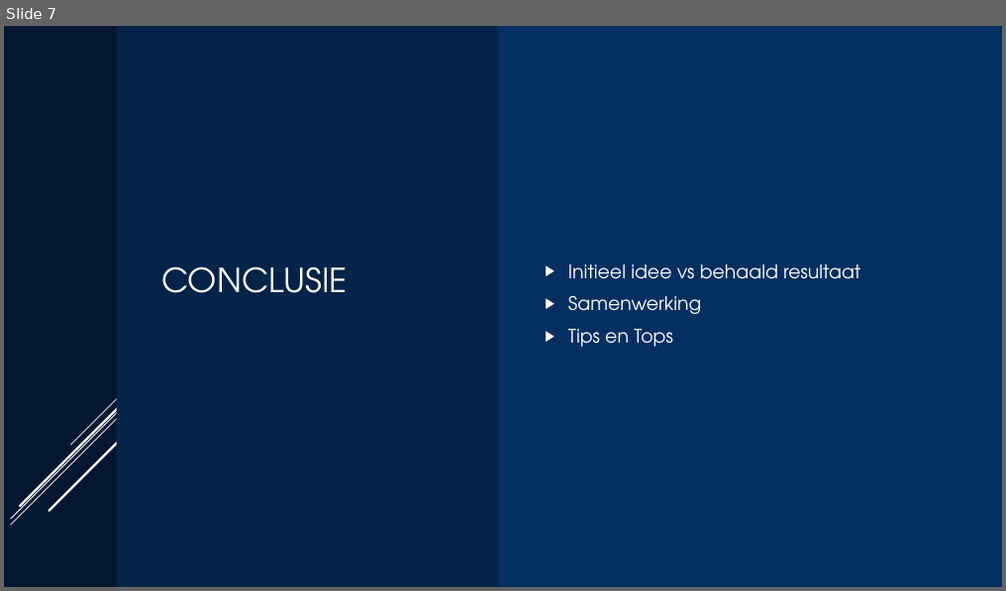
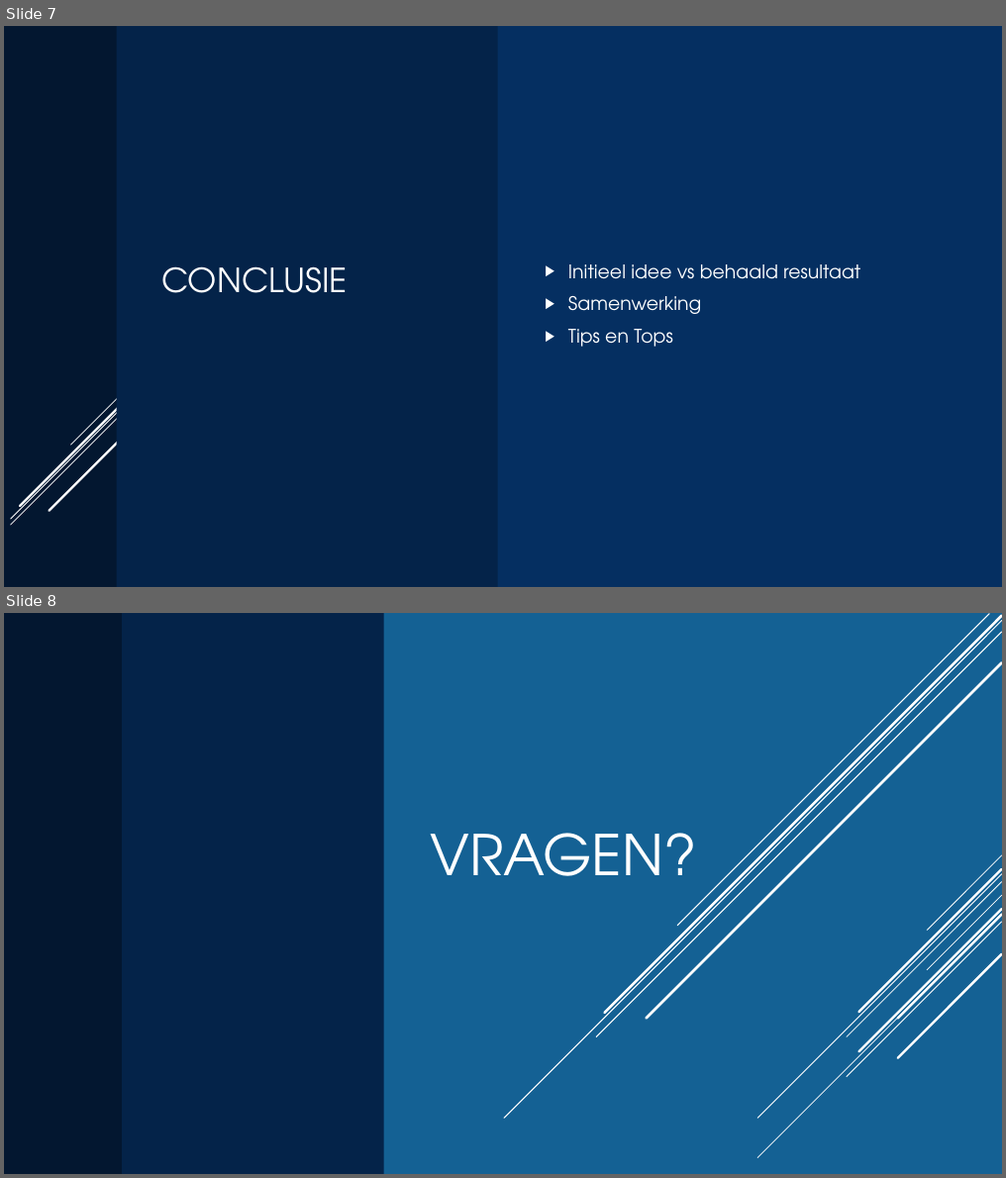
Before and after one commit to 2nd-factor/docs, a slide deck: 2nd-Factor.pptx. Shown one above the other, each under a label of ours: slide 7 before the commit, slides 7 and 8 after it. The pictures are 1006x591 and 1006x1178 pixels, drawn with LibreOffice and Linux fonts; fonts in the diff are those of the drawing. Boxes give left, top, right and bottom in pixels: in the first picture for what was removed or moved away, otherwise in the second. Text is boxed around its words. In the diff, an @@ line names an element or a change of style, - is before the commit and + after.

Commit message:
added slide and slight text change pmp

```diff
--- a/2nd-Factor.pptx
+++ b/2nd-Factor.pptx
@@ slide 8 added at (x1=4, y1=613, x2=1002, y2=1174), background #146194; not listed: 5 template elements that a slide beside it also shows @@
@@ rectangle added at (x1=4, y1=613, x2=383, y2=1174), fill #042349 @@
@@ rectangle added at (x1=4, y1=613, x2=122, y2=1174), fill #031730 @@
@@ line added from (1002, 621) to (504, 1118), #FFFFFF 1 pt @@
@@ line added from (1002, 632) to (596, 1038), #FFFFFF 1 pt @@
@@ line added from (1002, 616) to (604, 1013), #FFFFFF 2.5 pt @@
@@ line added from (989, 614) to (678, 926), #FFFFFF 1 pt @@
@@ line added from (1002, 663) to (647, 1019), #FFFFFF 2.5 pt @@
@@ title added at (x1=431, y1=833, x2=697, y2=876), 54 pt, text #FFFFFF @@
+VRAGEN?
@@ group added at (x1=757, y1=895, x2=1002, y2=1158): 5 lines @@
```
Also in this commit, not shown: 1 other file.
